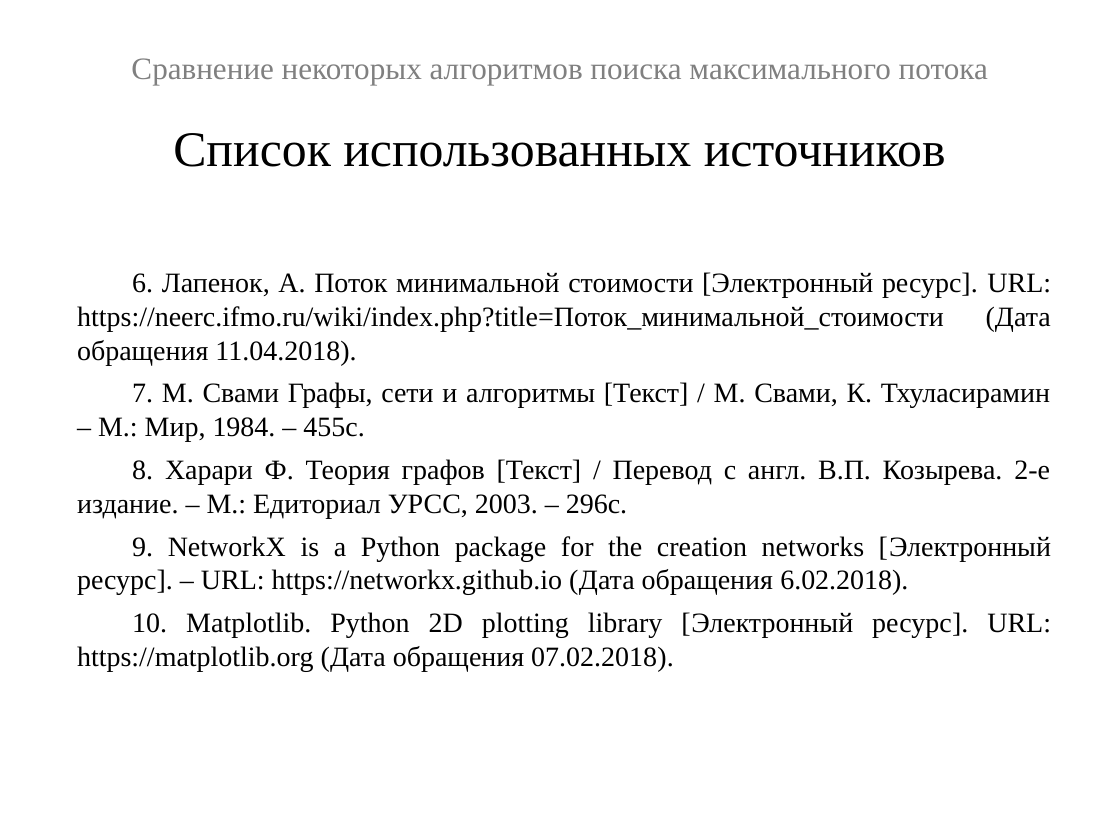
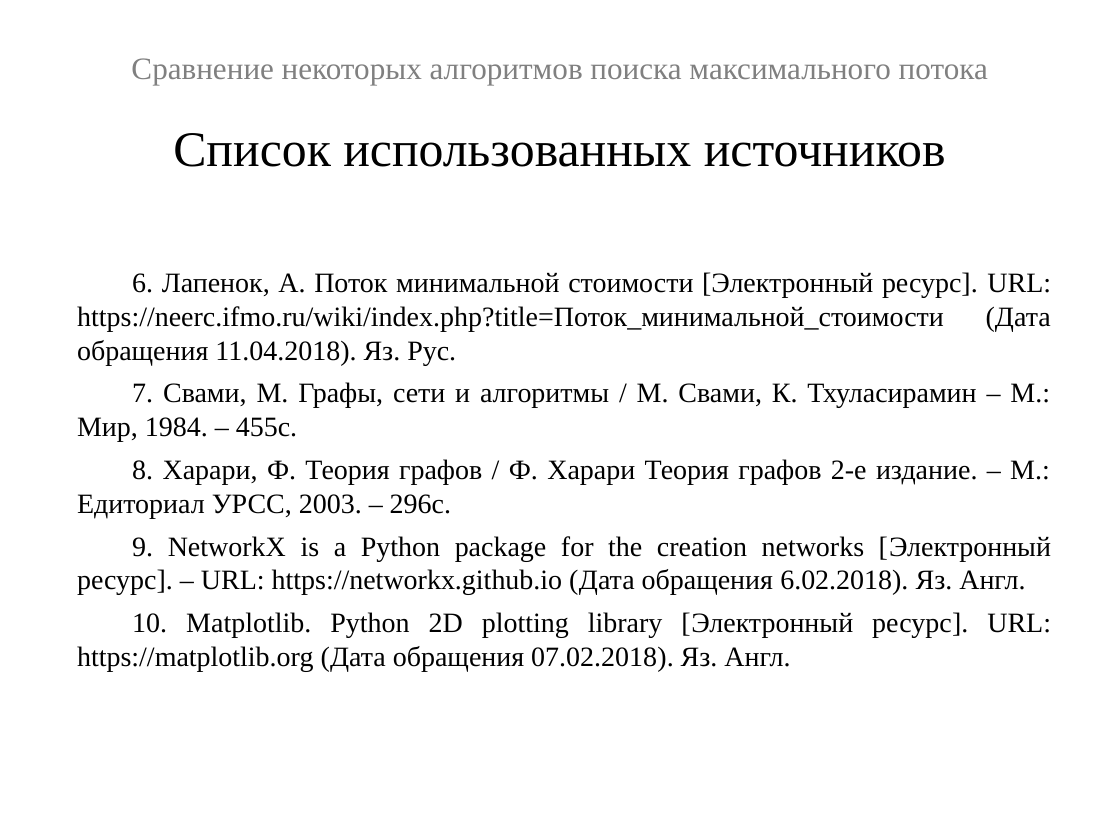
Before and after one commit to Tevronis/graph_maxflow, a slide deck: slide 26 of потоки.pptx (slide 27 before the commit). Drawn at 1120x840 pixels with LibreOffice and Linux fonts; fonts in the diff are those of the drawing. Boxes give left, top, right and bottom in pixels: in the first picture for what was removed or moved away, otherwise in the second. Text is boxed around its words. In the diff, an @@ line names an element or a change of style, - is before the commit and + after.

```diff
--- a/потоки.pptx
+++ b/потоки.pptx
@@ text at <box>77,272,1051,671</box>: text changed @@
-6. Лапенок, А. Поток минимальной стоимости [Электронный ресурс]. URL: https://neerc.ifmo.ru/wiki/index.php?title=Поток_минимальной_стоимости (Дата обращения 11.04.2018).
-7. М. Свами Графы, сети и алгоритмы [Текст] / М. Свами, К. Тхуласирамин – М.: Мир, 1984. – 455с.
-8. Харари Ф. Теория графов [Текст] / Перевод с англ. В.П. Козырева. 2-е издание. – М.: Едиториал УРСС, 2003. – 296с.
-9. NetworkX is a Python package for the creation networks [Электронный ресурс]. – URL: https://networkx.github.io (Дата обращения 6.02.2018).
-10. Matplotlib. Python 2D plotting library [Электронный ресурс]. URL: https://matplotlib.org (Дата обращения 07.02.2018).
+6. Лапенок, А. Поток минимальной стоимости [Электронный ресурс]. URL: https://neerc.ifmo.ru/wiki/index.php?title=Поток_минимальной_стоимости (Дата обращения 11.04.2018). Яз. Рус.
+7. Свами, М. Графы, сети и алгоритмы / М. Свами, К. Тхуласирамин – М.: Мир, 1984. – 455с.
+8. Харари, Ф. Теория графов / Ф. Харари Теория графов 2-е издание. – М.: Едиториал УРСС, 2003. – 296с.
+9. NetworkX is a Python package for the creation networks [Электронный ресурс]. – URL: https://networkx.github.io (Дата обращения 6.02.2018). Яз. Англ.
+10. Matplotlib. Python 2D plotting library [Электронный ресурс]. URL: https://matplotlib.org (Дата обращения 07.02.2018). Яз. Англ.
```
Also in this commit, not shown: 20 other slides changed, 1 slide added, 1 slide removed, 12 other files.
